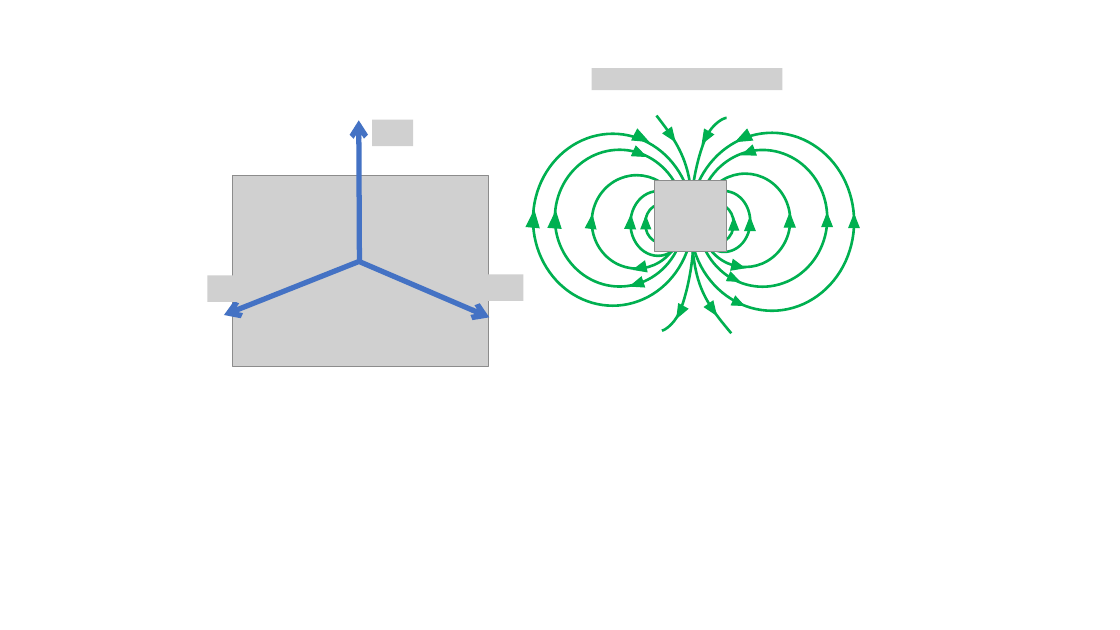
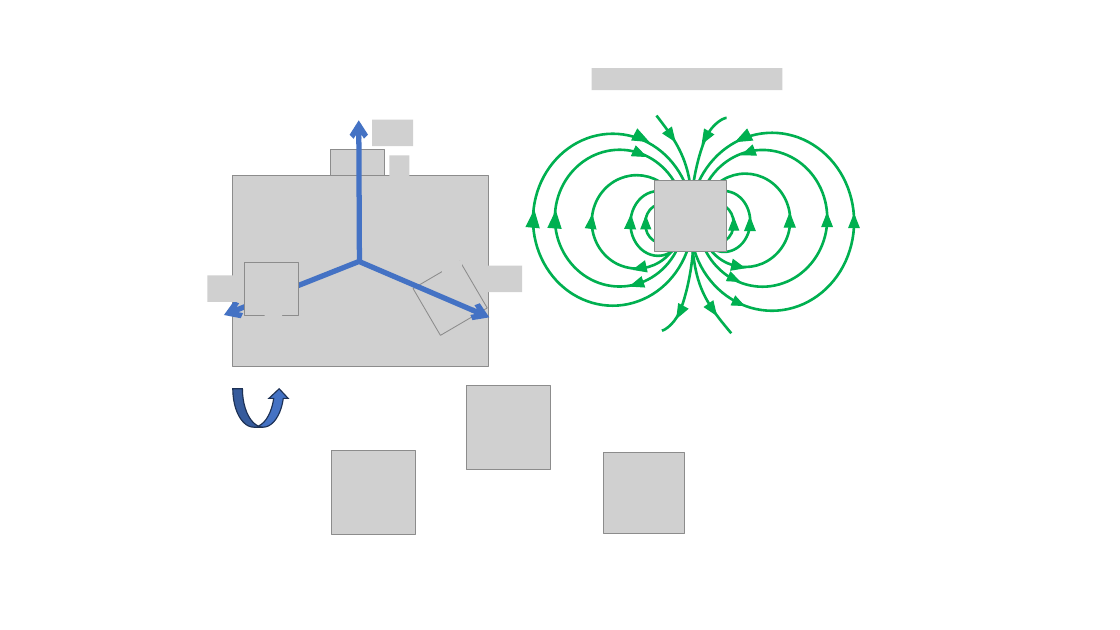
Before and after one commit to Zagil3112/TDG_ReactionWheelsUnloading, a slide deck: slide 4 of Escritura_Plantilla Modificada/imagenes/planteamiento_del_problema/Presentación1.pptx. Drawn at 1120x630 pixels with LibreOffice and Linux fonts; fonts in the diff are those of the drawing; grey boxes stand for pictures. Boxes give left, top, right and bottom in pixels: in the first picture for what was removed or moved away, otherwise in the second. Text is boxed around its words. In the diff, an @@ line names an element or a change of style, - is before the commit and + after.

```diff
--- a/Escritura_Plantilla Modificada/imagenes/planteamiento_del_problema/Presentación1.pptx
+++ b/Escritura_Plantilla Modificada/imagenes/planteamiento_del_problema/Presentación1.pptx
@@ picture added at [331, 150, 385, 203] @@
@@ picture added at [390, 155, 410, 181] @@
@@ picture added at [245, 262, 298, 316] @@
@@ picture added at [413, 261, 488, 336] @@
@@ picture added at [442, 261, 462, 287] @@
@@ picture: place and size @@
-picture at [482, 275, 523, 302]
+picture at [481, 266, 523, 292]
@@ picture added at [265, 301, 282, 326] @@
@@ curved up arrow added at [233, 389, 289, 428], fill #4472C4, outline #1E3256 1 pt @@
@@ picture added at [466, 386, 550, 470] @@
@@ picture added at [331, 450, 415, 534] @@
@@ picture added at [604, 453, 685, 534] @@
```
Also in this commit, not shown: 14 other files.
